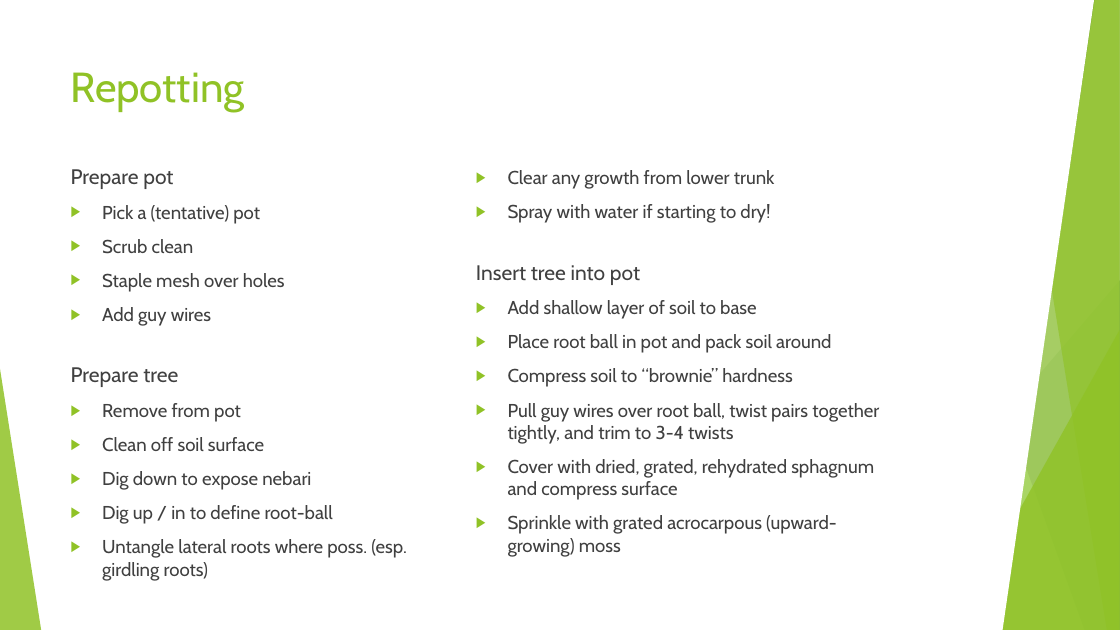
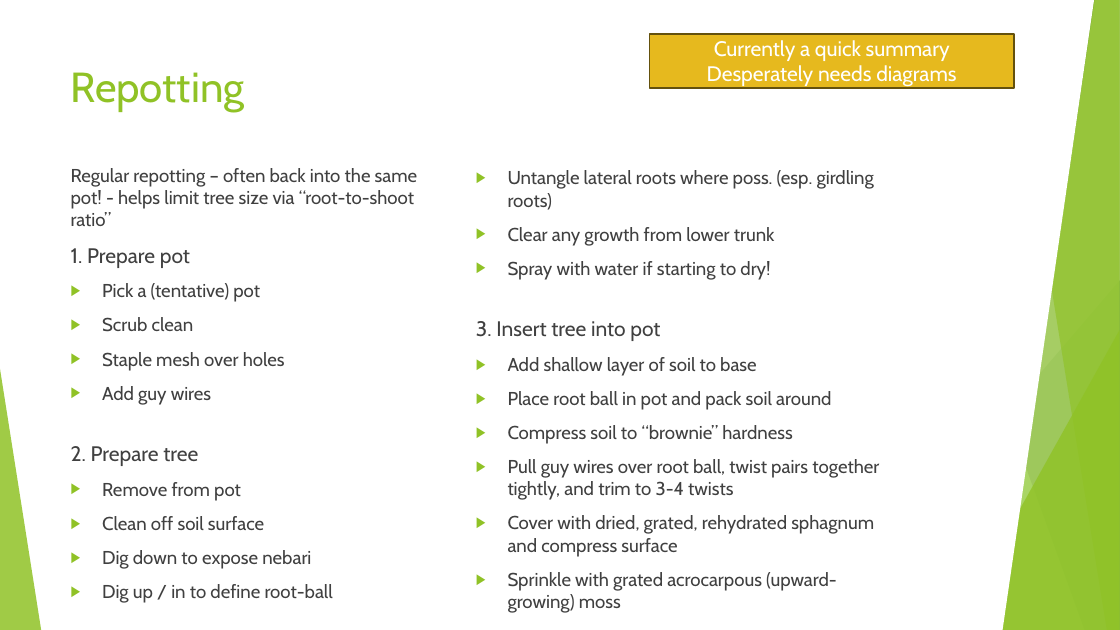
Before and after one commit to AlexLabram/Bonsai, a slide deck: slide 16 of WGCourse/Bonsai On A Budget (running).pptx. Drawn at 1120x630 pixels with LibreOffice and Linux fonts; fonts in the diff are those of the drawing. Boxes give left, top, right and bottom in pixels: in the first picture for what was removed or moved away, otherwise in the second. Text is boxed around its words. In the diff, an @@ line names an element or a change of style, - is before the commit and + after.

```diff
--- a/WGCourse/Bonsai On A Budget (running).pptx
+++ b/WGCourse/Bonsai On A Budget (running).pptx
@@ rectangle added at [649, 34, 1014, 88], fill #E6B91E, outline #65510D 1.5 pt, 18 pt, text #FFFFFF @@
+Currently a quick summary
+Desperately needs diagrams
@@ text at [71, 168, 417, 268]: text changed; size 18 to 16 pt @@
-Prepare pot
+Regular repotting – often back into the same pot! - helps limit tree size via “root-to-shoot ratio”
+1. Prepare pot
@@ text at [508, 170, 874, 210]: paragraph added @@
+▶ Untangle lateral roots where poss. (esp. girdling roots)
@@ text at [476, 321, 660, 341]: text changed @@
-Insert tree into pot
+3. Insert tree into pot
@@ text at [71, 446, 198, 466]: text changed @@
-Prepare tree
+2. Prepare tree
@@ text at [102, 539, 407, 581]: paragraph removed @@
-▶ Untangle lateral roots where poss. (esp. girdling roots)
```
Also in this commit, not shown: 9 other slides changed.
